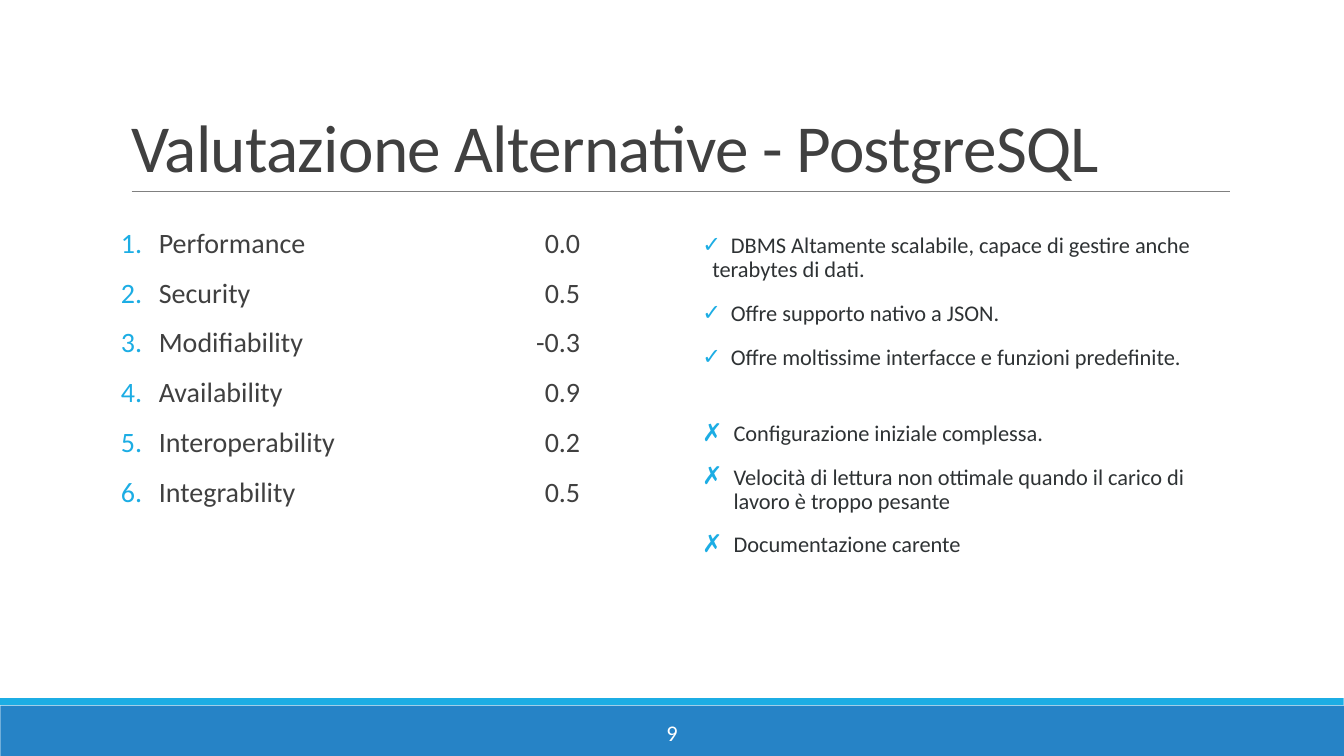
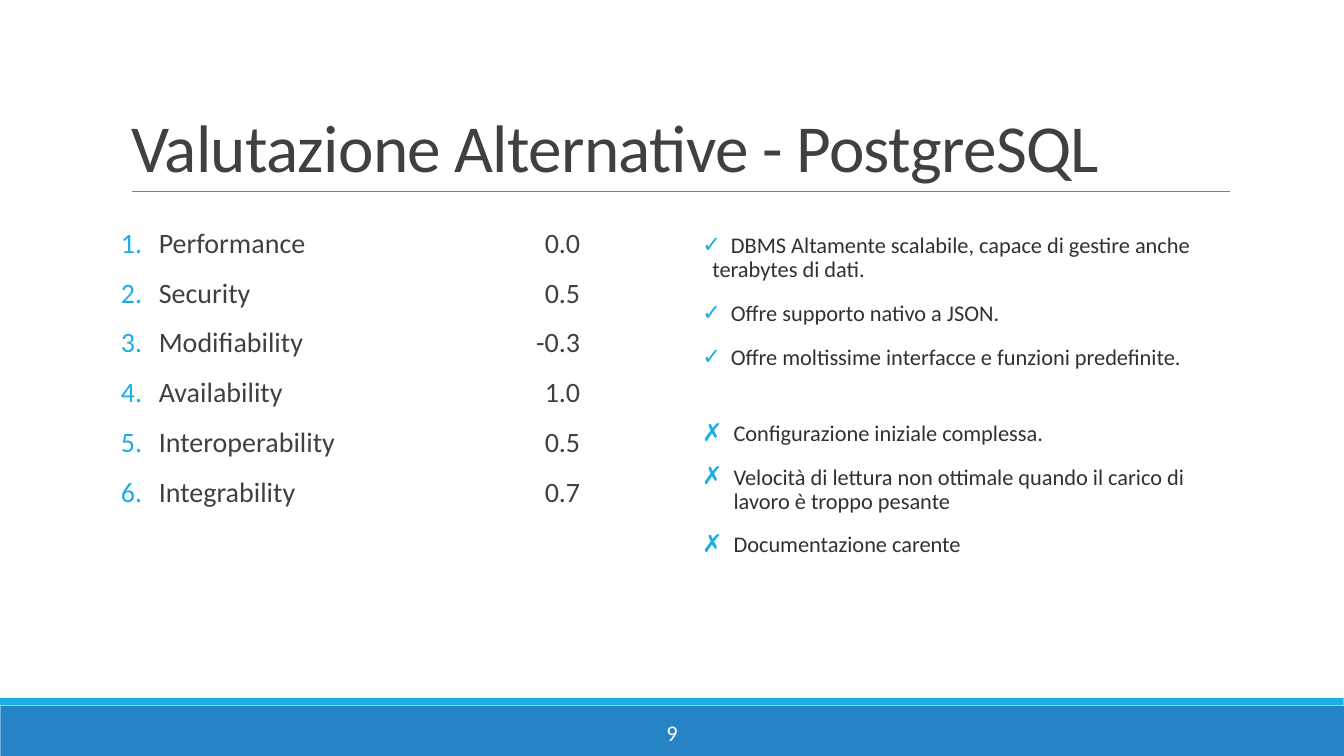
Before and after one commit to danilo-dellorco/ISW2-deliverables, a slide deck: slide 9 of Deliverable3/Deliverable3.pptx. Drawn at 1344x756 pixels with LibreOffice and Linux fonts; fonts in the diff are those of the drawing. Boxes give left, top, right and bottom in pixels: in the first picture for what was removed or moved away, otherwise in the second. Text is boxed around its words. In the diff, an @@ line names an element or a change of style, - is before the commit and + after.

```diff
--- a/Deliverable3/Deliverable3.pptx
+++ b/Deliverable3/Deliverable3.pptx
@@ text at (545, 384, 580, 402): text changed @@
-0.9
-0.2
+1.0
@@ text at (545, 484, 580, 502): paragraph added @@
+0.7
```
Also in this commit, not shown: 2 other slides changed, 1 other file.
